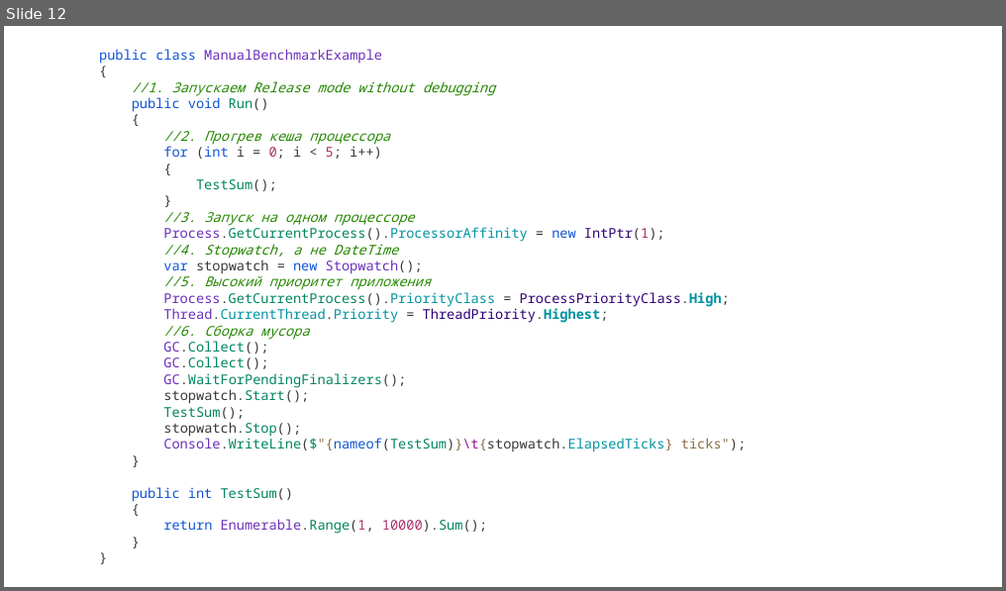
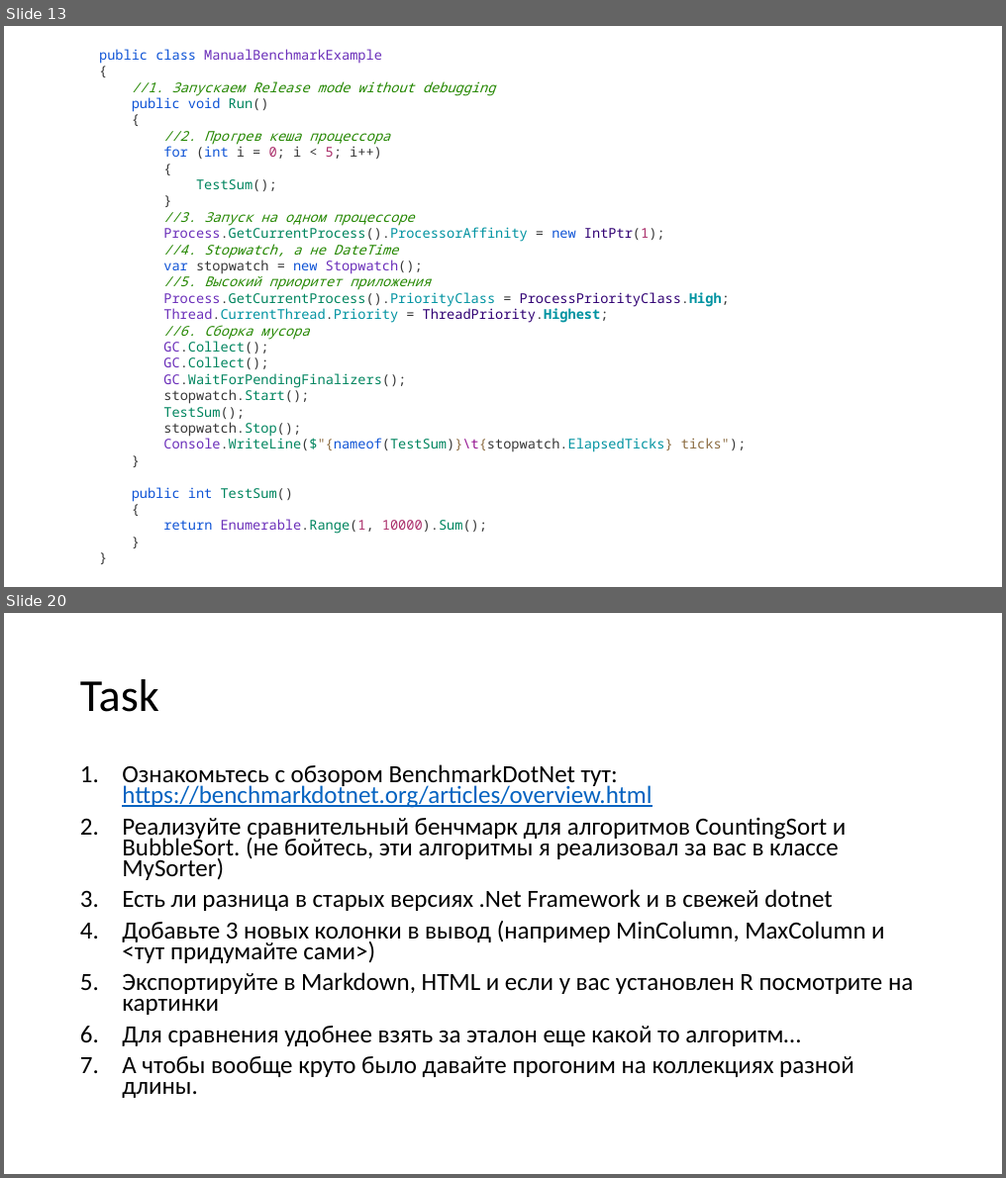
Before and after one commit to tolltech/ulearn-additional, a slide deck: benchmark/Solves/Benchmark.pptx. Shown one above the other, each under a label of ours: slide 12 before the commit, slides 13 and 20 after it; the slides between them are not shown. The pictures are 1006x591 and 1006x1178 pixels, drawn with LibreOffice and Linux fonts; fonts in the diff are those of the drawing. Boxes give left, top, right and bottom in pixels: in the first picture for what was removed or moved away, otherwise in the second. Text is boxed around its words. In the diff, an @@ line names an element or a change of style, - is before the commit and + after.

Commit message:
Освежил бенчмарки, обновил презентацию

```diff
--- a/benchmark/Solves/Benchmark.pptx
+++ b/benchmark/Solves/Benchmark.pptx
@@ slide 20 added at [4,613,1002,1174], background #FFFFFF @@
@@ title added at [80,679,159,712], 44 pt, text #000000 @@
+Task
@@ text added at [122,764,913,1098], 23.8 pt, text #000000 @@
+1. Ознакомьтесь с обзором BenchmarkDotNet тут: https://benchmarkdotnet.org/articles/overview.html
+2. Реализуйте сравнительный бенчмарк для алгоритмов CountingSort и BubbleSort. (не бойтесь, эти алгоритмы я реализовал за вас в классе MySorter)
+3. Есть ли разница в старых версиях .Net Framework и в свежей dotnet
+4. Добавьте 3 новых колонки в вывод (например MinColumn, MaxColumn и <тут придумайте сами>)
+5. Экспортируйте в Markdown, HTML и если у вас установлен R посмотрите на картинки
+6. Для сравнения удобнее взять за эталон еще какой то алгоритм…
+7. А чтобы вообще круто было давайте прогоним на коллекциях разной длины.
@@ what was slide 12 is now slide 13 @@
```
Also in this commit, not shown: 1 slide changed, 7 other slides added, 5 slides removed, 7 other files.
